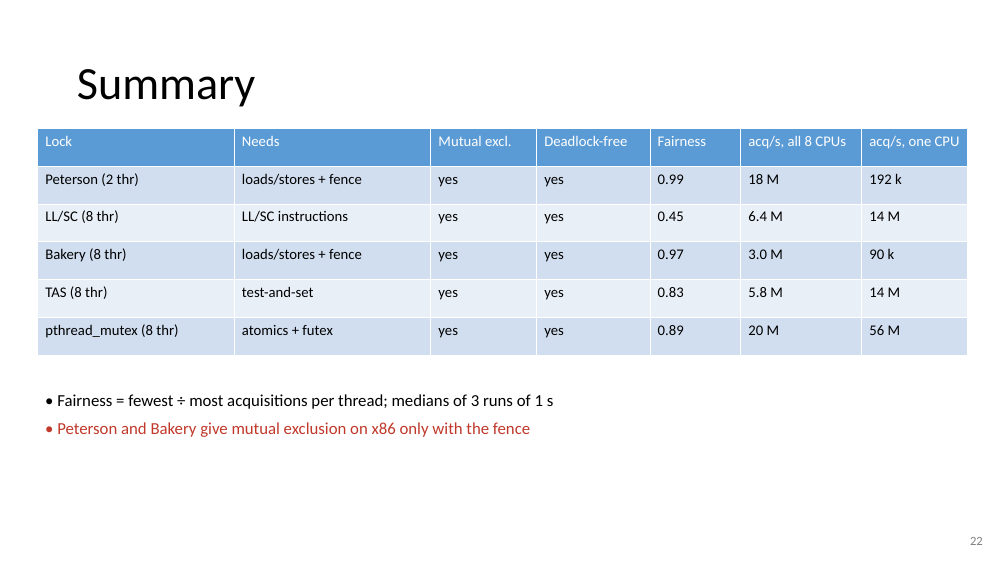
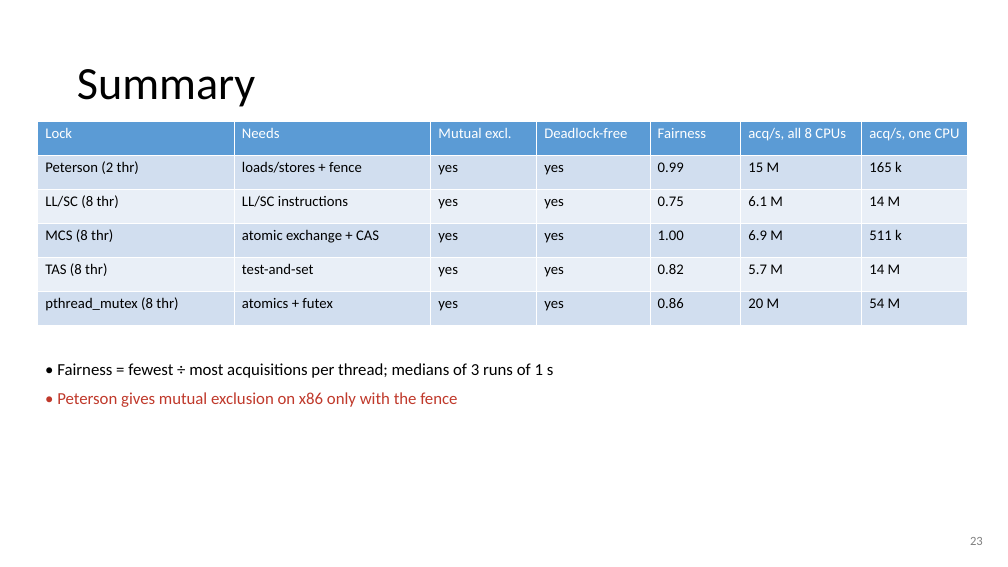
Before and after one commit to Kiatisakk/CPE333-OS, a slide deck: slide 23 of PS08/slides/PS08.pptx (slide 22 before the commit). Drawn at 1008x567 pixels with LibreOffice and Linux fonts; fonts in the diff are those of the drawing. Boxes give left, top, right and bottom in pixels: in the first picture for what was removed or moved away, otherwise in the second. Text is boxed around its words. In the diff, an @@ line names an element or a change of style, - is before the commit and + after.

```diff
--- a/PS08/slides/PS08.pptx
+++ b/PS08/slides/PS08.pptx
@@ table at [38, 121, 968, 325] @@
-row 2, column 6: 18 M
+row 2, column 6: 15 M
-row 2, column 7: 192 k
+row 2, column 7: 165 k
-row 3, column 5: 0.45
+row 3, column 5: 0.75
-row 3, column 6: 6.4 M
+row 3, column 6: 6.1 M
-row 4: Bakery (8 thr) | loads/stores + fence | yes | yes | 0.97 | 3.0 M | 90 k
+row 4: MCS (8 thr) | atomic exchange + CAS | yes | yes | 1.00 | 6.9 M | 511 k
-row 5, column 5: 0.83
+row 5, column 5: 0.82
-row 5, column 6: 5.8 M
+row 5, column 6: 5.7 M
-row 6, column 5: 0.89
+row 6, column 5: 0.86
-row 6, column 7: 56 M
+row 6, column 7: 54 M
@@ table: place and size @@
-table at [38, 129, 968, 355]
+table at [38, 121, 968, 325]
@@ text "• Fairness = fewest ÷ ...": place and size @@
-text "• Fairness = fewest ÷ ..." at [57, 394, 554, 437]
+text "• Fairness = fewest ÷ ..." at [57, 363, 554, 407]
@@ text at [57, 392, 457, 407]: text changed @@
-• Peterson and Bakery give mutual exclusion on x86 only with the fence
+• Peterson gives mutual exclusion on x86 only with the fence
```
Also in this commit, not shown: 15 other slides changed, 3 slides added, 2 slides removed, 12 other files.
